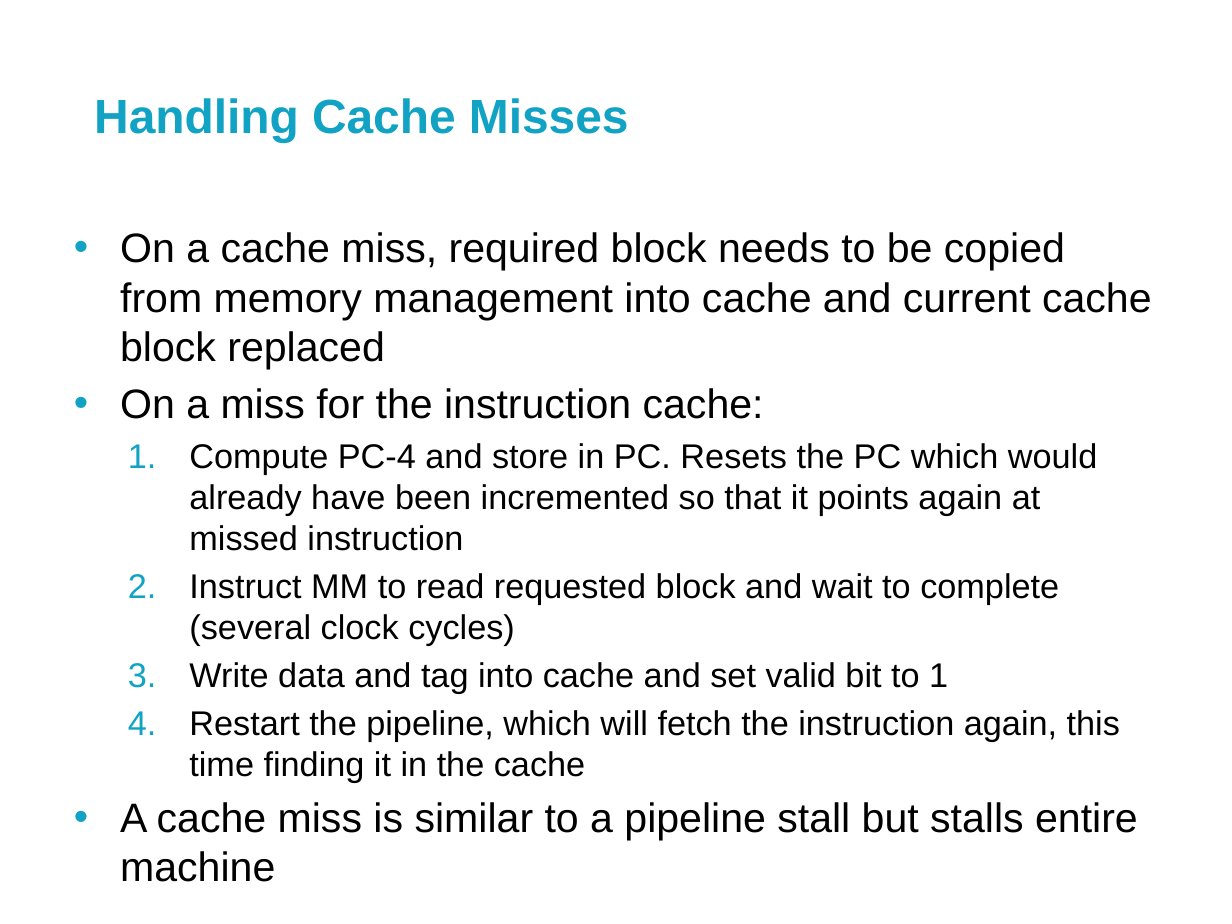
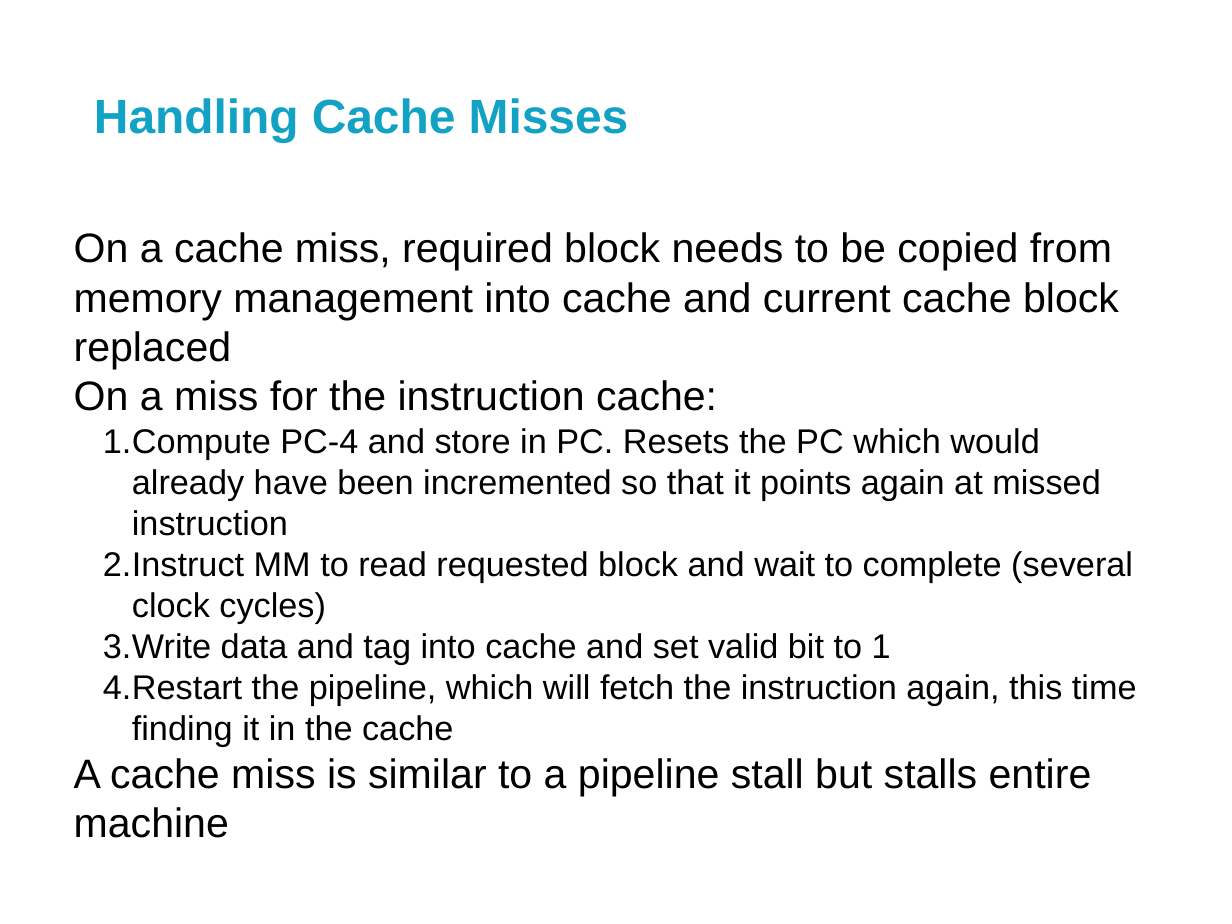
Before and after one commit to Peregrine42/uni-work, a slide deck: slide 29 of Lectures/1st Year/Platforms/Platforms6-Memory.pptx. Drawn at 1232x924 pixels with LibreOffice and Linux fonts; fonts in the diff are those of the drawing; background and template pictures are left out. Boxes give left, top, right and bottom in pixels: in the first picture for what was removed or moved away, otherwise in the second. Text is boxed around its words. In the diff, an @@ line names an element or a change of style, - is before the commit and + after.

Commit message:
formatting memory lecture

```diff
--- a/Lectures/1st Year/Platforms/Platforms6-Memory.pptx
+++ b/Lectures/1st Year/Platforms/Platforms6-Memory.pptx
@@ text "On a cache miss, required ..." at (74, 232, 1137, 838): bullet • to none; less space between paragraphs; indent changed @@
@@ line (1129, 614) - (837, 861): stroke #FFFFFF 0.75 pt to #FFFFFF 0.74 pt @@
@@ line (1232, 722) - (1129, 614): stroke #FFFFFF 0.75 pt to #FFFFFF 0.74 pt @@
@@ line (514, 924) - (0, 747): stroke #FFFFFF 0.75 pt to #FFFFFF 0.74 pt @@
@@ line (837, 861) - (0, 825): stroke #FFFFFF 0.75 pt to #FFFFFF 0.74 pt @@
```
Also in this commit, not shown: 55 other slides changed.
